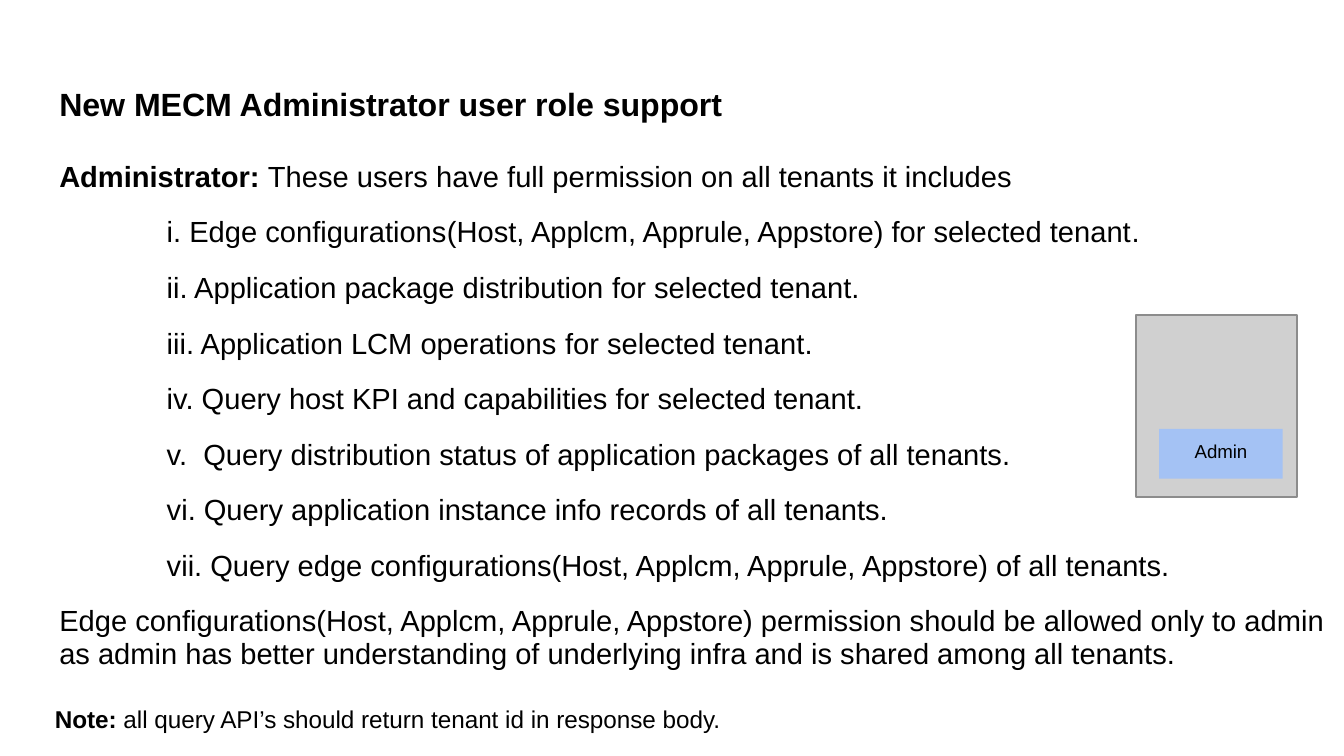
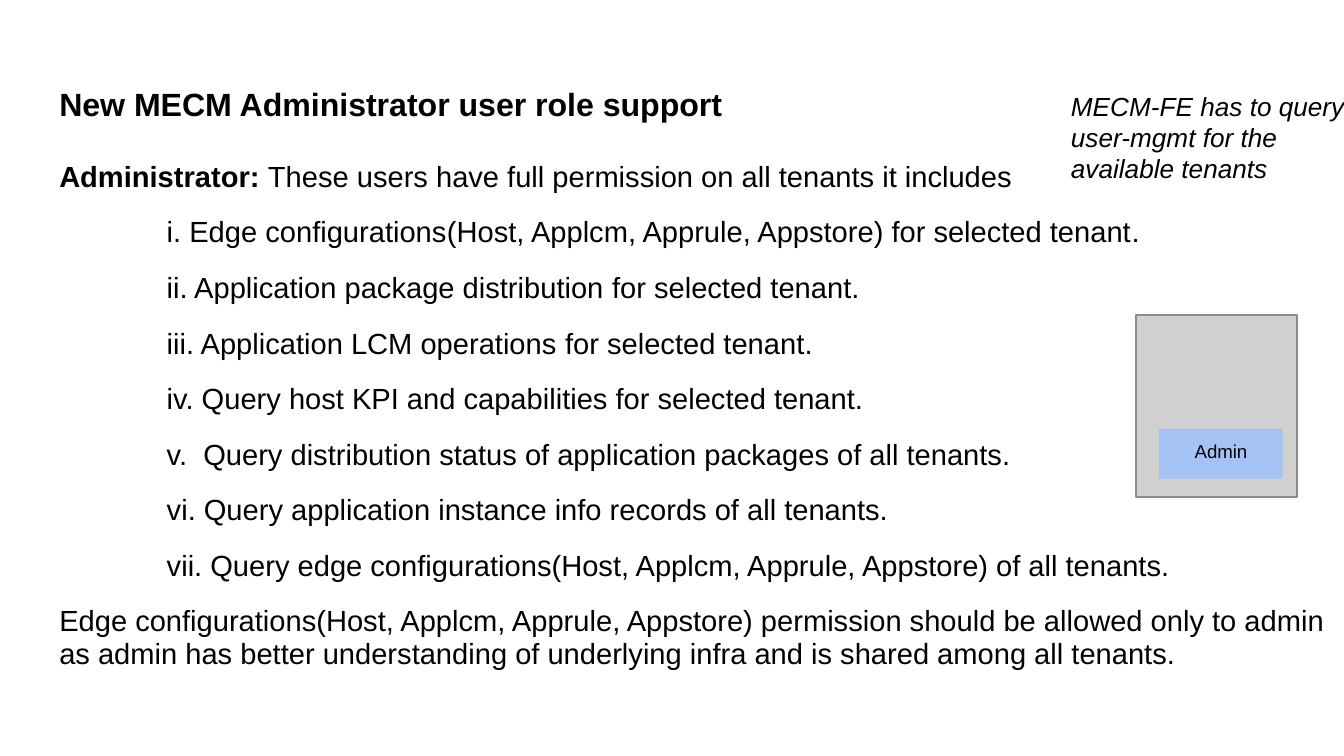
Before and after one commit to EdgeGallery/community, a slide deck: slide 17 of MECM PT/Release V1.1/MECM admin role support.pptx (slide 4 before the commit). Drawn at 1344x756 pixels with LibreOffice and Linux fonts; fonts in the diff are those of the drawing; grey boxes stand for pictures. Boxes give left, top, right and bottom in pixels: in the first picture for what was removed or moved away, otherwise in the second. Text is boxed around its words. In the diff, an @@ line names an element or a change of style, - is before the commit and + after.

Commit message:
mecm admin support

```diff
--- a/MECM PT/Release V1.1/MECM admin role support.pptx
+++ b/MECM PT/Release V1.1/MECM admin role support.pptx
@@ text added at (x1=1071, y1=97, x2=1344, y2=179), 14 pt, text #000000, italic @@
+MECM-FE has to query user-mgmt for the available tenants
@@ text removed at (x1=55, y1=710, x2=720, y2=733) @@
-Note: all query API’s should return tenant id in response body.
```
Also in this commit, not shown: 6 other slides changed, 4 slides added, 4 slides removed.
